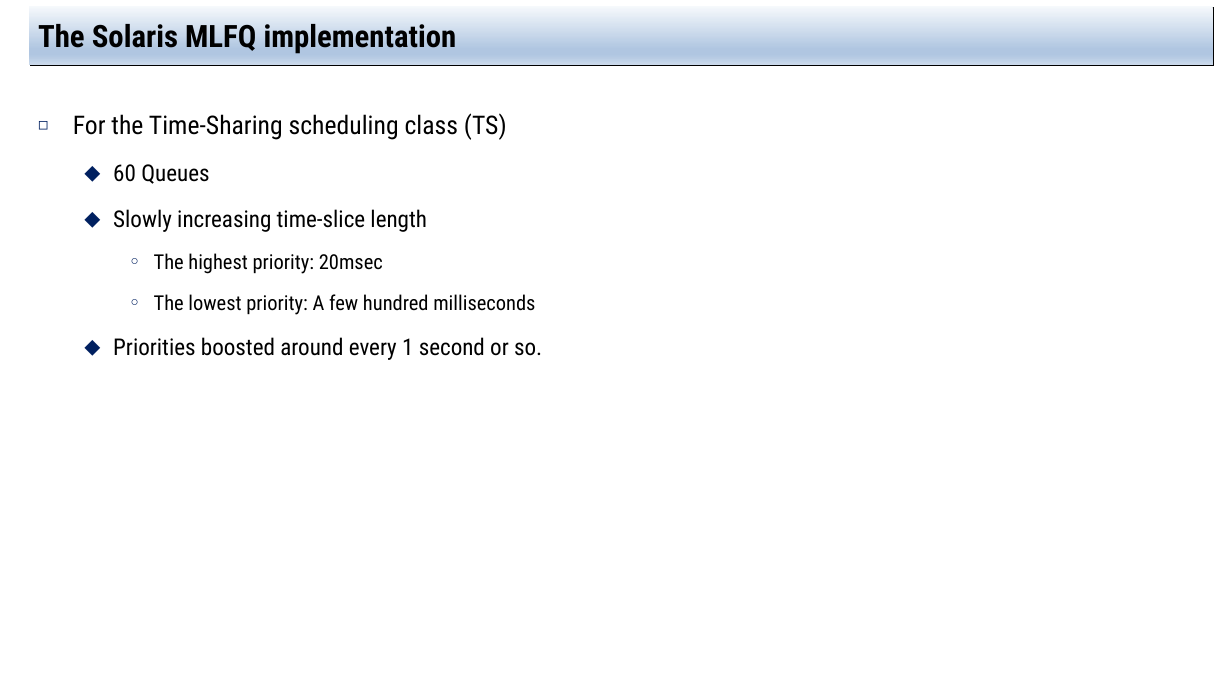
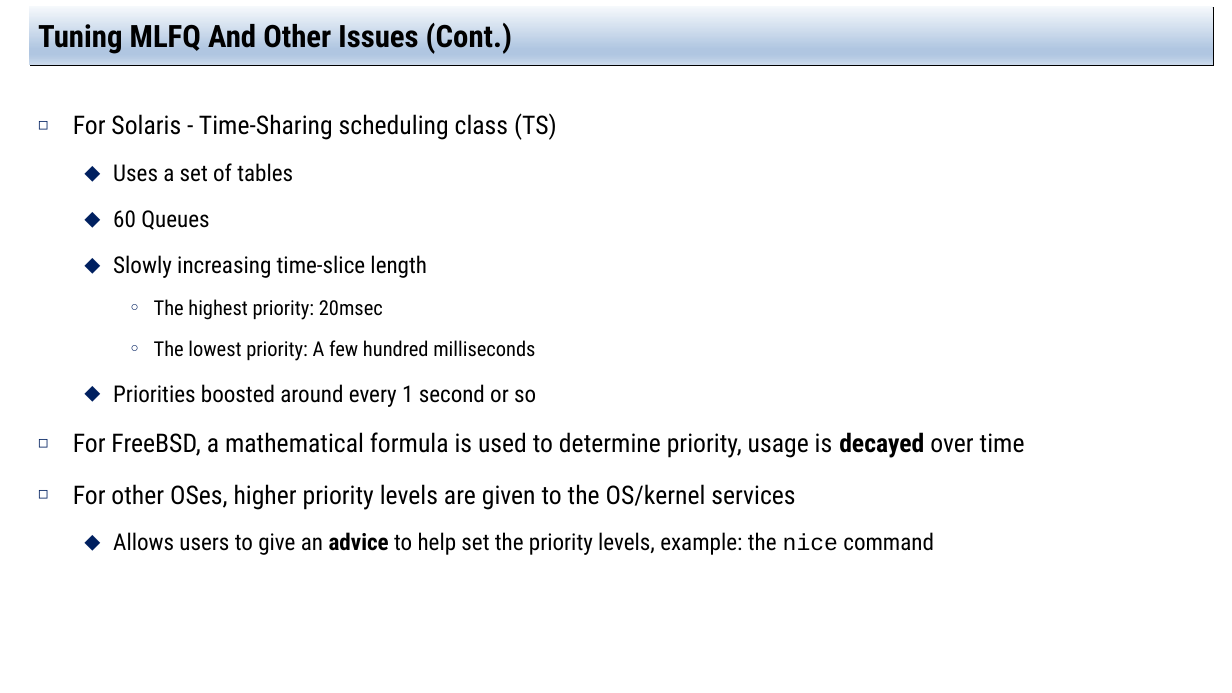
Before and after one commit to jachermocilla/extra-course-materials, a slide deck: slide 17 of cmsc125/ostep/slides/01.Virtualization/08.Scheduling_The_Multi-level_Feedback_Queue.pptx. Drawn at 1232x693 pixels with LibreOffice and Linux fonts; fonts in the diff are those of the drawing. Boxes give left, top, right and bottom in pixels: in the first picture for what was removed or moved away, otherwise in the second. Text is boxed around its words. In the diff, an @@ line names an element or a change of style, - is before the commit and + after.

```diff
--- a/cmsc125/ostep/slides/01.Virtualization/08.Scheduling_The_Multi-level_Feedback_Queue.pptx
+++ b/cmsc125/ostep/slides/01.Virtualization/08.Scheduling_The_Multi-level_Feedback_Queue.pptx
@@ title at <box>38,19,512,54</box>: text changed @@
-The Solaris MLFQ implementation
+Tuning MLFQ And Other Issues (Cont.)
@@ text at <box>73,113,557,182</box>: text changed @@
-◻ For the Time-Sharing scheduling class (TS)
+◻ For Solaris - Time-Sharing scheduling class (TS)
+  ⬥ Uses a set of tables
@@ text at <box>73,384,1025,555</box>: text changed; size 18 to 20 pt @@
-  ⬥ Priorities boosted around every 1 second or so.
+  ⬥ Priorities boosted around every 1 second or so
+◻ For FreeBSD, a mathematical formula is used to determine priority, usage is decayed over time
+◻ For other OSes, higher priority levels are given to the OS/kernel services
+  ⬥ Allows users to give an advice to help set the priority levels, example: the nice command
```
Also in this commit, not shown: 12 other slides changed, 3 other files.
